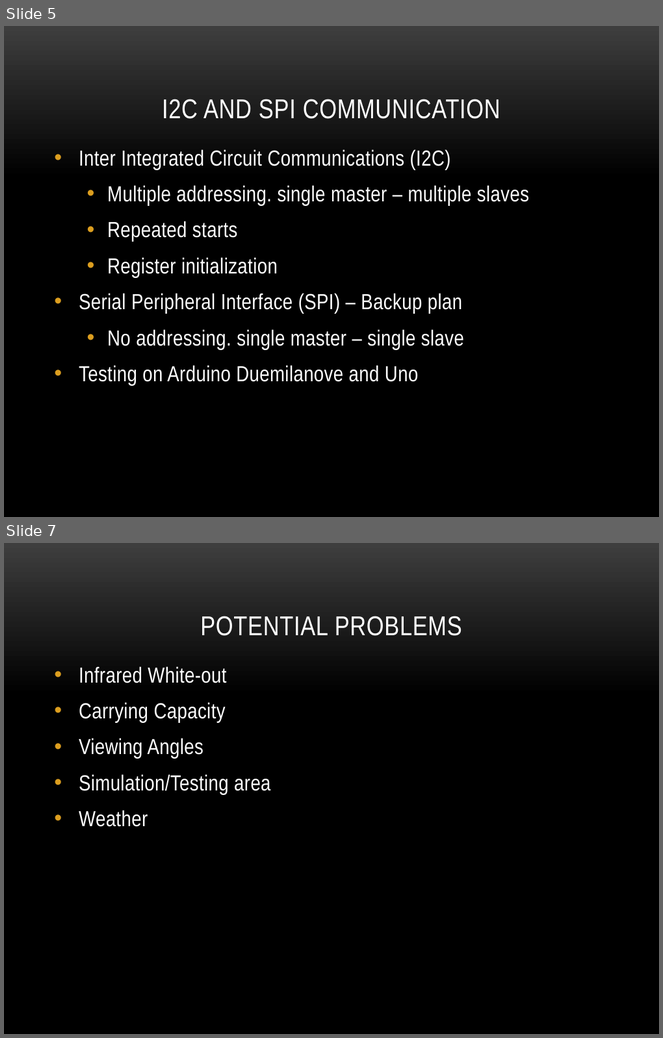
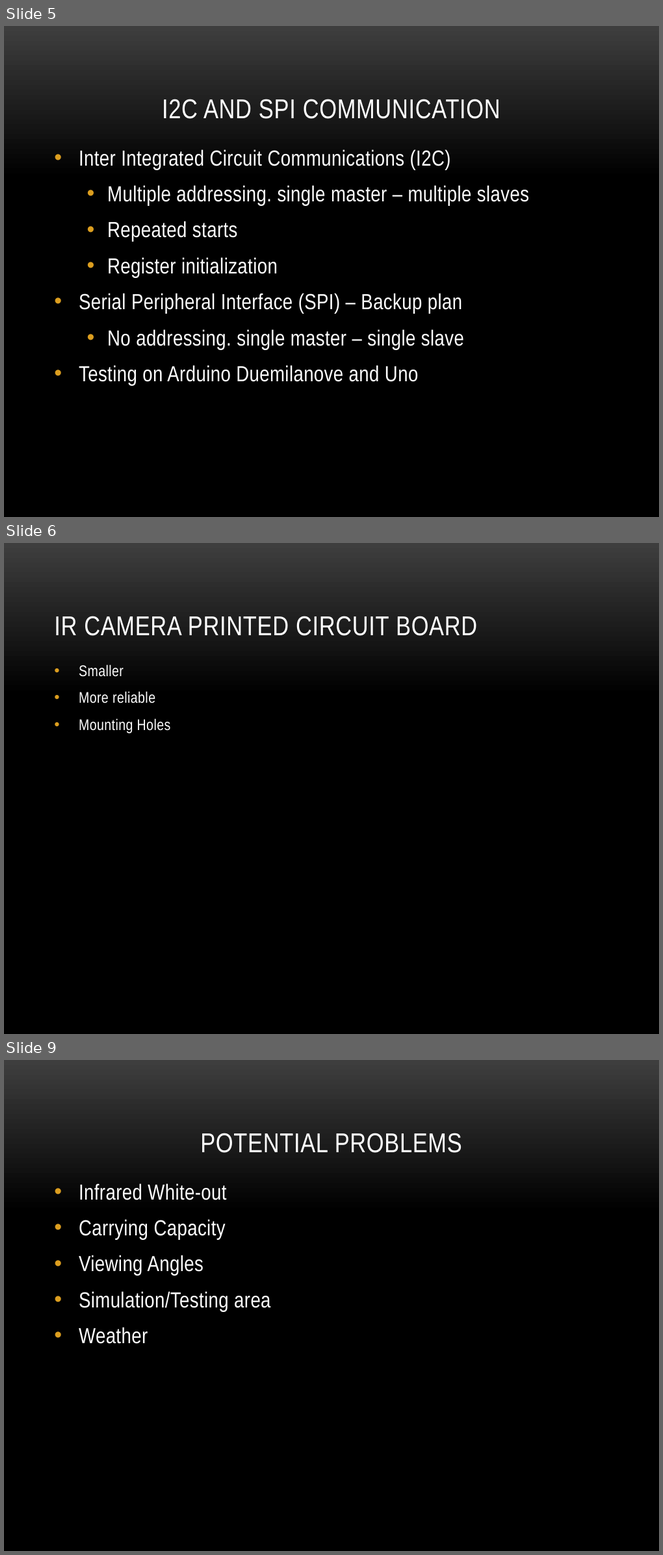
Before and after one commit to MailBirdAU/MailBird, a slide deck: docs/Cycle 1/Cycle1Presentation.pptx. Shown one above the other, each under a label of ours: slides 5 and 7 before the commit, slides 5, 6 and 9 after it; the slides between them are not shown. The pictures are 663x1038 and 663x1555 pixels, drawn with LibreOffice and Linux fonts; fonts in the diff are those of the drawing; background and template pictures are left out. Boxes give left, top, right and bottom in pixels: in the first picture for what was removed or moved away, otherwise in the second. Text is boxed around its words. In the diff, an @@ line names an element or a change of style, - is before the commit and + after.

Commit message:
Hunter's additions to the PPT
added 3 slides. 2 for triang alg. 1 for wii circuit board

```diff
--- a/docs/Cycle 1/Cycle1Presentation.pptx
+++ b/docs/Cycle 1/Cycle1Presentation.pptx
@@ slide 6 added at (4,543,659,1034), background picture (left out) @@
@@ title added at (54,616,477,636), 30 pt, text #FFFFFF @@
+IR CAMERA PRINTED CIRCUIT BOARD
@@ text added at (79,665,171,733), 17 pt, text #FFFFFF @@
+• Smaller
+• More reliable
+• Mounting Holes
@@ what was slide 7 is now slide 9 @@
```
Also in this commit, not shown: 1 slide changed, 1 other slide added.
